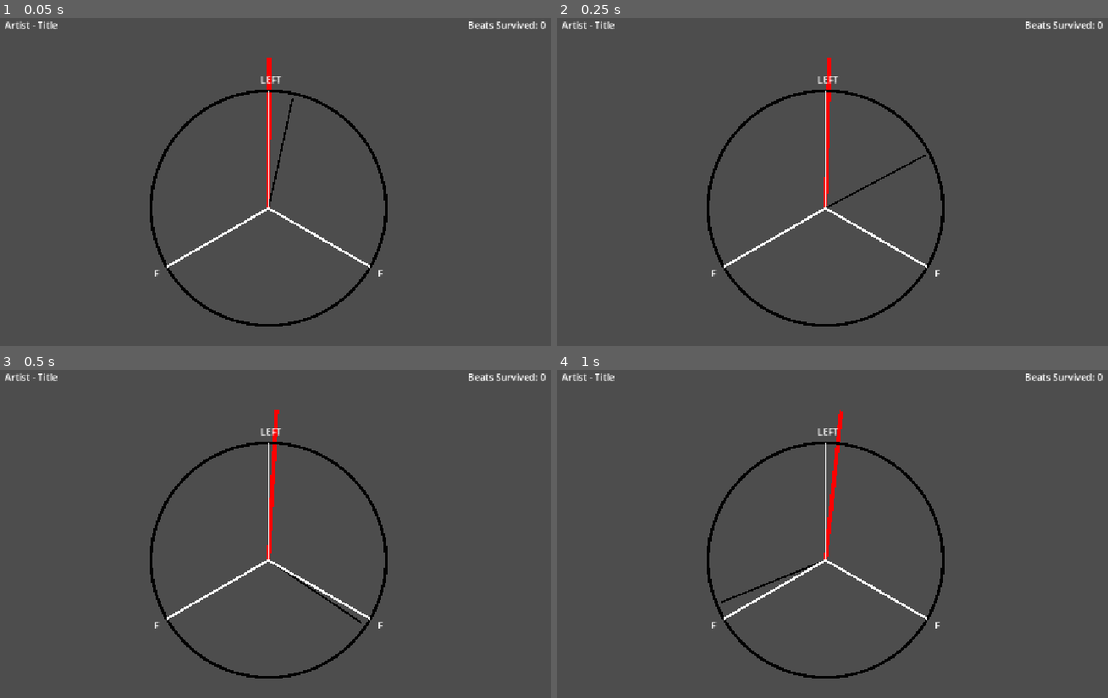
Above: before the commit, frames 1-4 (two rows, left to right).
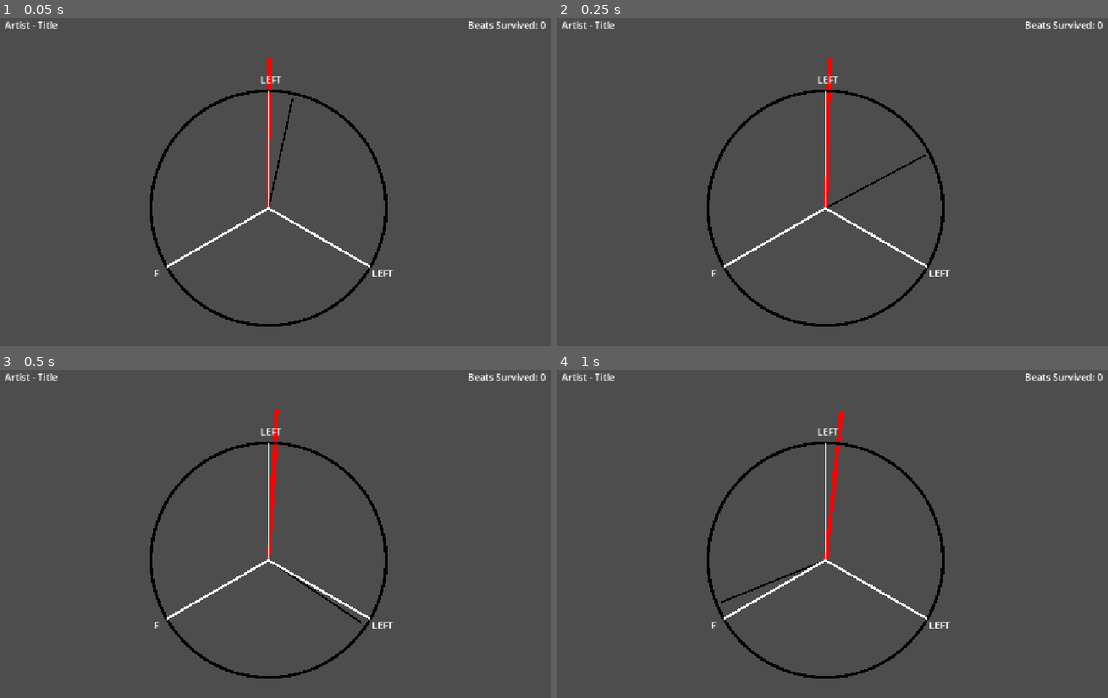
Above: after the commit, the same moments.

Repository: samstokes/jammin
Game: Godot game, scene res://scenes/clock_jam/clock_jam.tscn
The game is run twice, just before and just after one commit, with the same random seed, the same clock (stepped at 60 frames per second) and the same inputs. Sound files missing from this copy of the repository are replaced by a short silence.
Inputs:
- Up to frame 1 (0.05 s): no input
- Up to frame 2 (0.25 s): no input
- Up to frame 3 (0.5 s): no input
- Up to frame 4 (1 s): tap Enter at 0.5 s; tap F (beat_main) at 0.6 s

The runs differ from the first frame. In frame 1, less than 0.1% of the frame differs, in the area x 67-72%, y 76-79%; in frame 2, less than 0.1%; in frame 3, less than 0.1%; in frame 4, less than 0.1%.

Commit message:
Updating the beat tracking, adding two new songs, adding a licenses section

Diff:
--- a/audio/song_registry.json
+++ b/audio/song_registry.json
@@ -14,5 +14,21 @@
 		"bpm":124,
 		"beats_per_measure":3,
 		"UID":"uid://bm51mnsokhgvw"
+	},
+	{
+		"id":3,
+		"title":"Funk Rock \"Midday Fiesta\"",
+		"artist":"Vlad Annenkov",
+		"bpm":117,
+		"beats_per_measure":4,
+		"UID":"uid://wavfi8do8b5j"
+	},
+	{
+		"id":4,
+		"title":"Watch The",
+		"artist":"Edmar Travassos",
+		"bpm":120,
+		"beats_per_measure":4,
+		"UID":"uid://cknc8sr651eoi"
 	}
 ]
--- a/scenes/clock_jam/clock_jam.gd
+++ b/scenes/clock_jam/clock_jam.gd
@@ -1,7 +1,7 @@
 extends Node
 
 @export var beats_per_clock_cycle = 4.0
-@export var strum_success_tolerance = 0.1
+@export var strum_success_tolerance = 0.05
 @export var doom_seconds = 60.0
 
 var doom_rads_per_second = TAU / doom_seconds
@@ -40,20 +40,34 @@
 	AudioManager.get_node("AudioProcessing").connect("measure", _on_new_measure)
 	AudioManager.load_song()
 
-
-func _on_new_measure(args):
+func _on_new_song(title, artist, beats_per_measure) -> void:
+	beats_per_clock_cycle = beats_per_measure
+	_title = title
+	_artist = artist
 	for note in current_notes:
 		if is_instance_valid(note):
 			note.node.queue_free()
 	current_notes.clear()
 	_spawn_notes()
 
+func _on_new_measure(args):
+	# Bounce the clock guitar node to indicate a measure with a tween. Scale it up to 1.2x
+	# and then back down to 1.0x over 0.2 seconds total.
+	var tween = create_tween()
+	tween.tween_property(clock_guitar_node, "scale", Vector2(1.1, 1.1), 0.1)\
+		.set_trans(Tween.TRANS_QUAD)\
+		.set_ease(Tween.EASE_OUT)
+	tween.tween_property(clock_guitar_node, "scale", Vector2(1.0, 1.0), 0.2)\
+		.set_trans(Tween.TRANS_QUAD)\
+		.set_ease(Tween.EASE_IN_OUT)
 
-func _on_new_song(title, artist, beats_per_measure) -> void:
-	beats_per_clock_cycle = beats_per_measure
-	_title = title
-	_artist = artist
-	_on_new_measure(0)
+func _on_beat(song_pos_in_beats):
+	var replace_pos: int = posmod(song_pos_in_beats-1, beats_per_clock_cycle)
+	var replace_target_note: SpawnedClockNoteData = _match_to_nearest_beat(replace_pos)
+	if is_instance_valid(replace_target_note):
+		replace_target_note.node.queue_free()
+		current_notes.erase(replace_target_note)
+	_spawn_clock_note(replace_pos)
 
 
 func _unhandled_input(event: InputEvent) -> void:
@@ -61,6 +75,15 @@
 		var key_string = OS.get_keycode_string(event.keycode).to_lower()
 		if key_string in playable_characters:
 			_strum_clock_guitar(key_string)
+
+
+func _match_to_nearest_beat(nearest_beat):
+	var note_at_beat_in_measure = null
+	for note_data in current_notes:
+		if note_data.beat_in_measure == nearest_beat:
+			note_at_beat_in_measure = note_data
+			break
+	return note_at_beat_in_measure
 
 func _strum_clock_guitar(key_string: String) -> void:
 	AudioManager.play_sfx(strum_success_sfx)
@@ -74,11 +97,7 @@
 		AudioManager.play_sfx(strum_failure_sfx)
 		return
 
-	var note_at_beat_in_measure = null
-	for note_data in current_notes:
-		if note_data.beat_in_measure == time_diff_and_nearest_beat[nearest_beat_index]:
-			note_at_beat_in_measure = note_data
-			break
+	var note_at_beat_in_measure = _match_to_nearest_beat(time_diff_and_nearest_beat[nearest_beat_index])
 	if note_at_beat_in_measure == null:
 		AudioManager.play_sfx(strum_failure_sfx)
 		return
@@ -99,24 +118,6 @@
 
 	var delta_angle_doom = delta * doom_rads_per_second
 	clock_doom_hand_node.angle += delta_angle_doom
-
-
-func _on_beat(args):
-	# Bounce the clock guitar node to indicate a beat with a tween. Scale it up to 1.2x
-	# and then back down to 1.0x over 0.2 seconds total.
-	var tween = create_tween()
-	tween.tween_property(clock_guitar_node, "scale", Vector2(1.1, 1.1), 0.1)\
-		.set_trans(Tween.TRANS_QUAD)\
-		.set_ease(Tween.EASE_OUT)
-	tween.tween_property(clock_guitar_node, "scale", Vector2(1.0, 1.0), 0.2)\
-		.set_trans(Tween.TRANS_QUAD)\
-		.set_ease(Tween.EASE_IN_OUT)
-
-func _spawn_four_notes():
-	_spawn_clock_note(0)
-	_spawn_clock_note(1)
-	_spawn_clock_note(2)
-	_spawn_clock_note(3)
 
 func _spawn_notes():
 	for i in range(beats_per_clock_cycle):
--- a/scenes/globals/audio_processing.gd
+++ b/scenes/globals/audio_processing.gd
@@ -34,10 +34,10 @@
 		if measure_num > beats_per_measure:
 			measure_num = 1
 		if measure_num == beats_per_measure:
-			emit_signal("beat", song_pos_in_beats)
 			emit_signal("measure", song_pos_in_beats)
 		last_reported_beat = song_pos_in_beats
 		measure_num += 1
+		emit_signal("beat", song_pos_in_beats)
 
 func get_measure_in_seconds() -> float:
 	return sec_per_beat*beats_per_measure
Not shown, added: audio/Vlad Annenkov - Funk Rock _Midday Fiesta_.mp3.import
Not shown, added: audio/foot149_02-duis-watch_the.mp3.import
Not shown, added: LICENSES.md
Not shown, added: audio/Vlad Annenkov - Funk Rock _Midday Fiesta_.mp3
Not shown, added: audio/foot149_02-duis-watch_the.mp3
